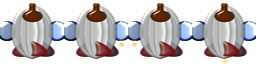
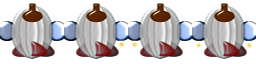
Layer changes from the first 256px x 64px image to the second:
painted on "forward thrust" over (195, 39, 253, 64)
